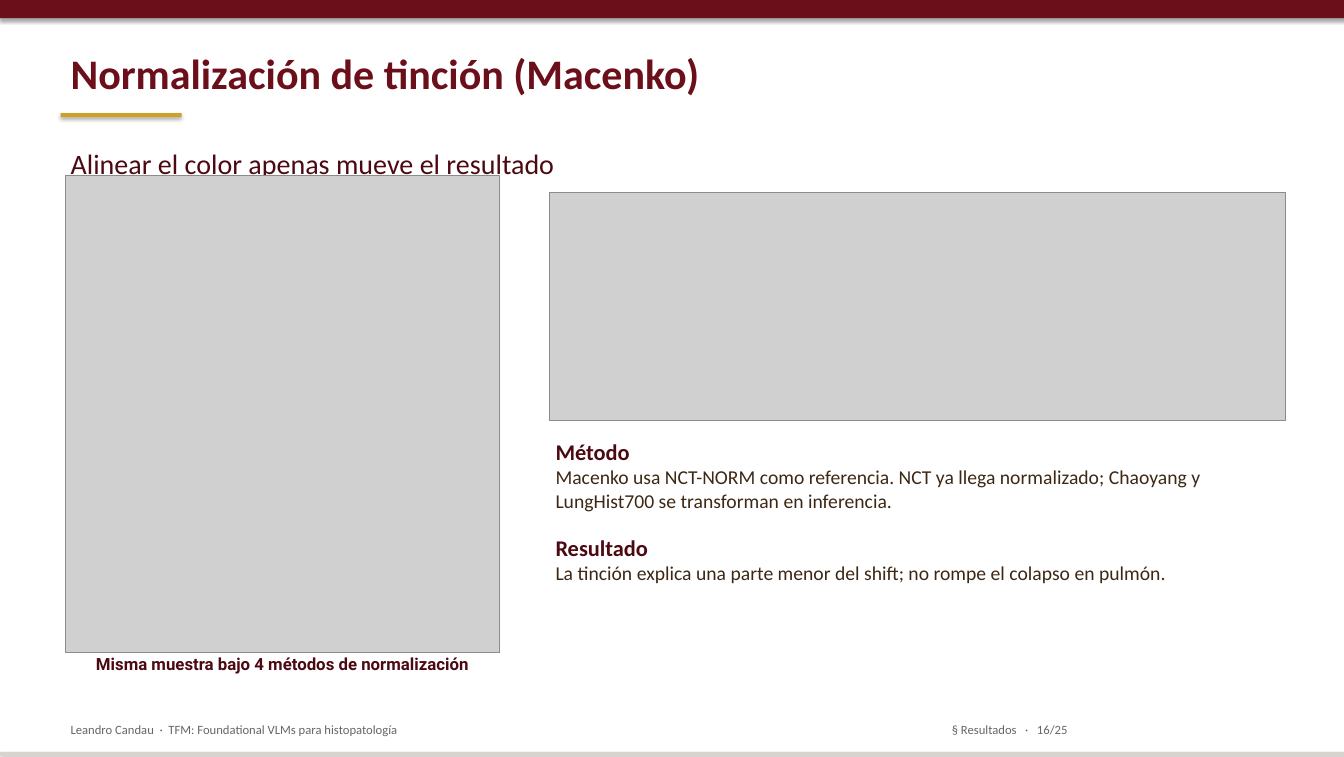
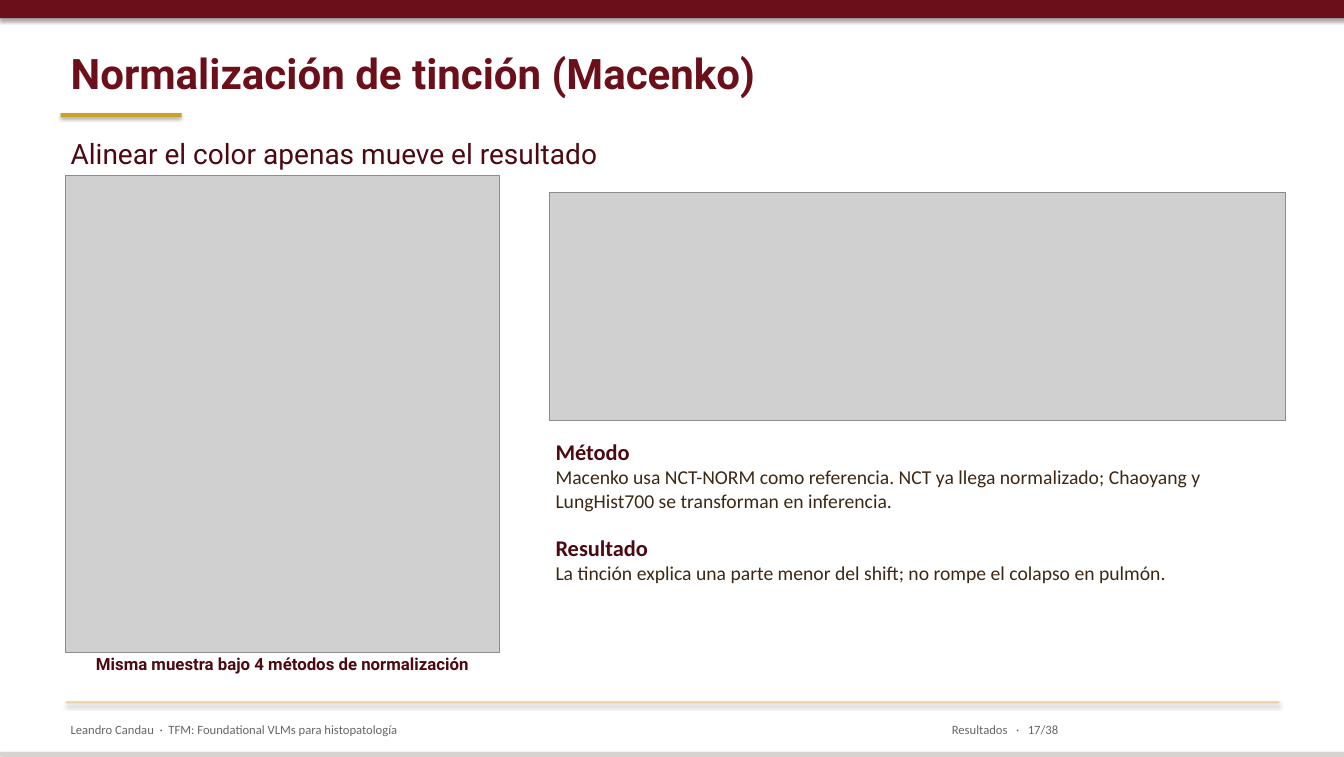
Before and after one commit to lcandau/histopathology-clip-lab, a slide deck: slide 17 of report/TFM_defense.pptx (slide 16 before the commit). Drawn at 1344x757 pixels with LibreOffice and Linux fonts; fonts in the diff are those of the drawing; grey boxes stand for pictures. Boxes give left, top, right and bottom in pixels: in the first picture for what was removed or moved away, otherwise in the second. Text is boxed around its words. In the diff, an @@ line names an element or a change of style, - is before the commit and + after.

```diff
--- a/report/TFM_defense.pptx
+++ b/report/TFM_defense.pptx
@@ text "Normalización de tinción (Macenko)" at (x1=71, y1=56, x2=755, y2=98): font Calibri to Roboto @@
@@ text "Alinear el color apenas mueve ..." at (x1=71, y1=143, x2=597, y2=170): font Calibri to Roboto @@
@@ text "Alinear el color apenas mueve ..." moved from (x1=71, y1=151, x2=554, y2=181) to (x1=71, y1=143, x2=597, y2=170) @@
@@ rectangle added at (x1=66, y1=701, x2=1279, y2=703), fill #E5D0A0 @@
@@ text at (x1=952, y1=725, x2=1058, y2=734): text changed @@
-§ Resultados · 16/25
+Resultados · 17/38
```
Also in this commit, not shown: 18 other slides changed, 14 slides added, 1 slide removed, 1 other file.
